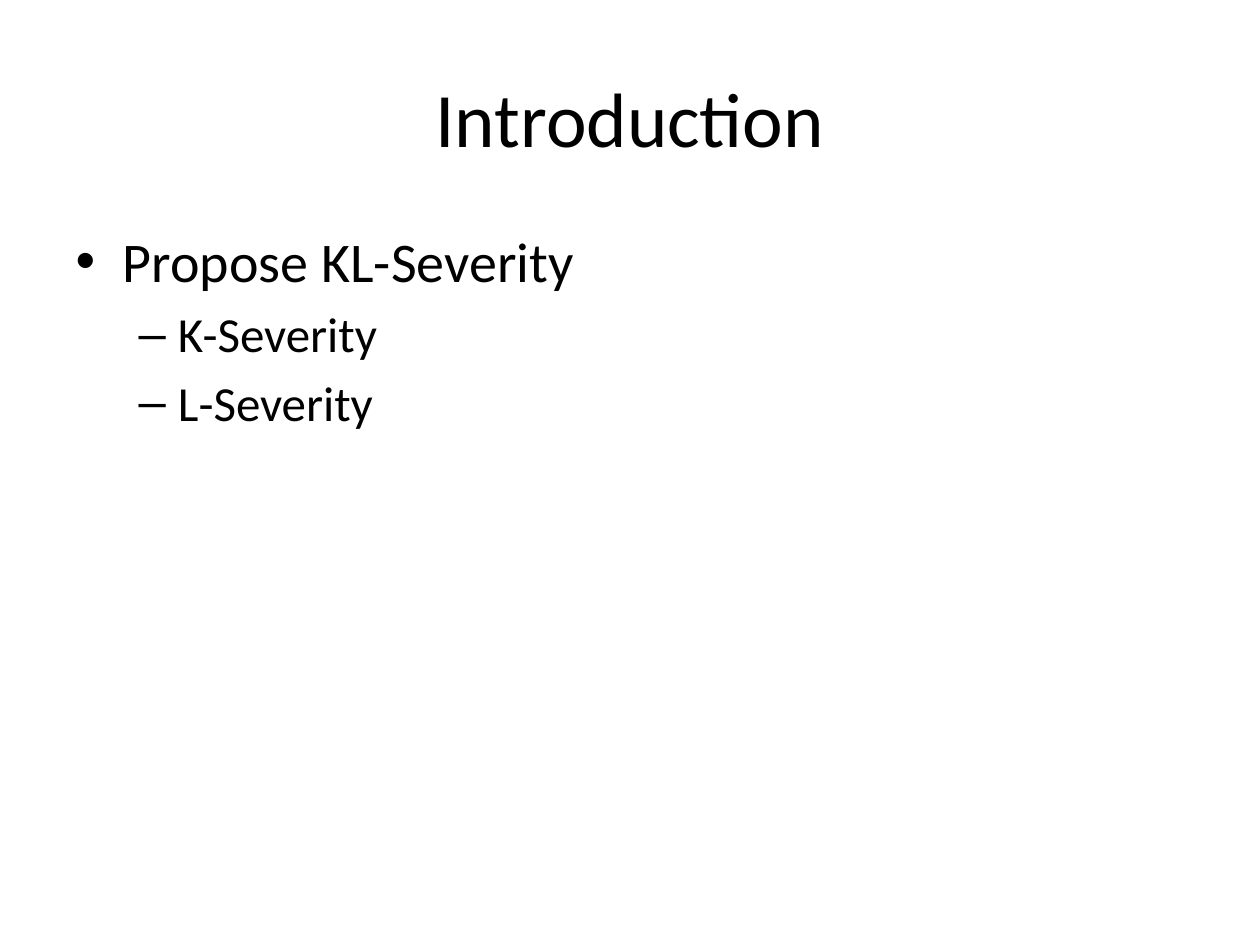
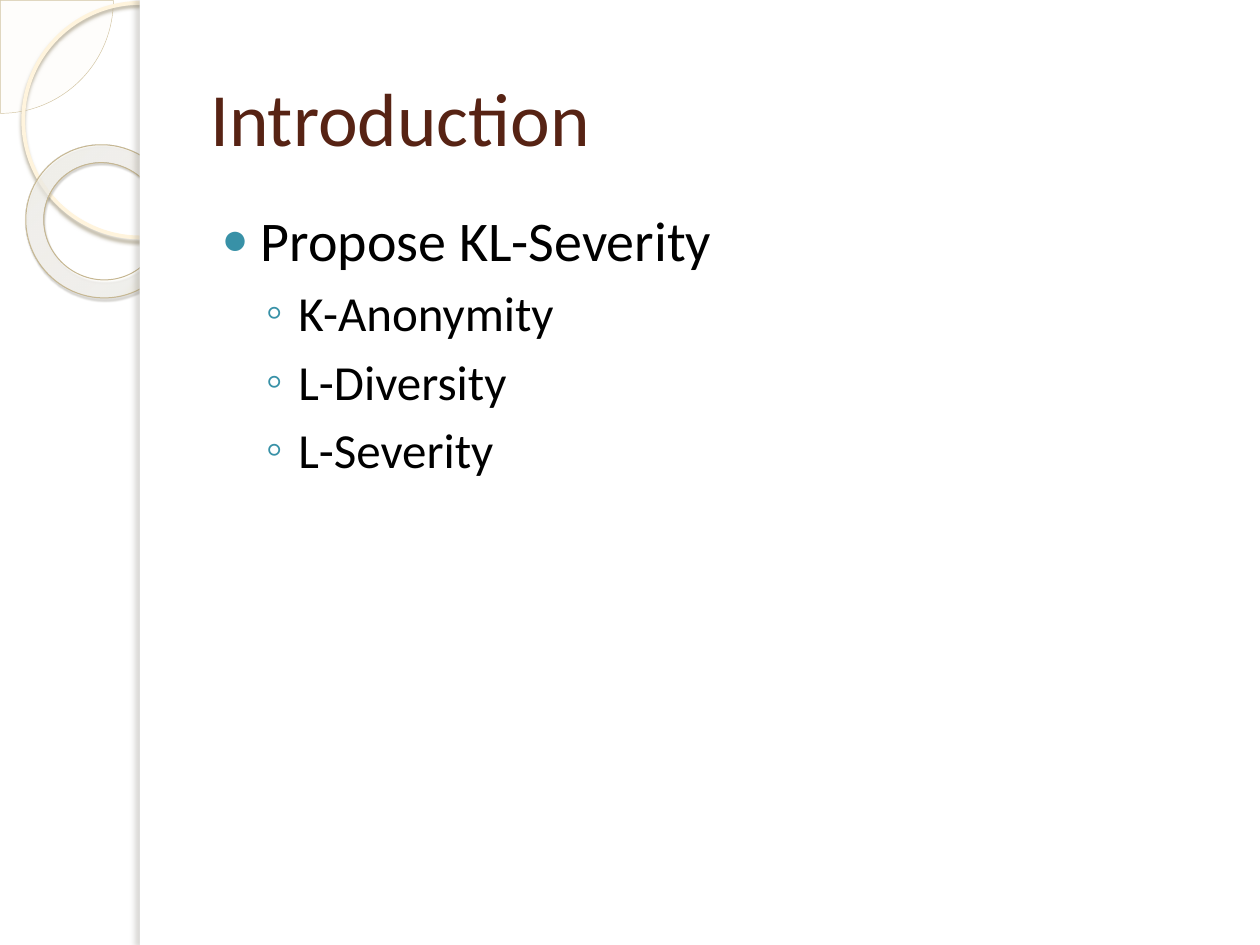
Before and after one commit to jayvelasco1990/big-data, a slide deck: slide 6 of Final Project/draft_presentation.pptx. Drawn at 1260x945 pixels with LibreOffice and Linux fonts; fonts in the diff are those of the drawing; background and template pictures are left out. Boxes give left, top, right and bottom in pixels: in the first picture for what was removed or moved away, otherwise in the second. Text is boxed around its words. In the diff, an @@ line names an element or a change of style, - is before the commit and + after.

```diff
--- a/Final Project/draft_presentation.pptx
+++ b/Final Project/draft_presentation.pptx
@@ pie slice (boxed as its full ellipse) added at (0,0,113,113), fill #FEFAF4 at 33% opacity, outline #D3C39F 0.25 pt @@
@@ ellipse added at (23,3,257,237), outline #FFF5DE 2.15 pt @@
@@ rectangle added at (140,0,1260,945), fill #FFFFFF @@
@@ rectangle added at (140,0,150,945), fill #FFFFFF @@
@@ title "Introduction": place and size @@
-title "Introduction" at (436,93,824,148)
+title "Introduction" at (210,93,589,147)
@@ title "Introduction" at (210,93,589,147): size 44 to 43 pt, text colour #000000 to #572314; alignment centre to left @@
@@ donut added at (0,113,211,329), fill gradient #FFFCF6 to #FFFEFB to #F0D28E, outline #C7B893 0.58 pt @@
@@ text "Propose KL-Severity": place and size @@
-text "Propose KL-Severity" at (123,243,573,429)
+text "Propose KL-Severity" at (261,222,711,476)
@@ text at (261,222,711,476): bullet • to ●; bullet – to ◦ @@
@@ text at (298,297,553,408): text changed @@
-  – K-Severity
+  ◦ K-Anonymity
+  ◦ L-Diversity
```
Also in this commit, not shown: 51 other slides changed, 3 other files.
